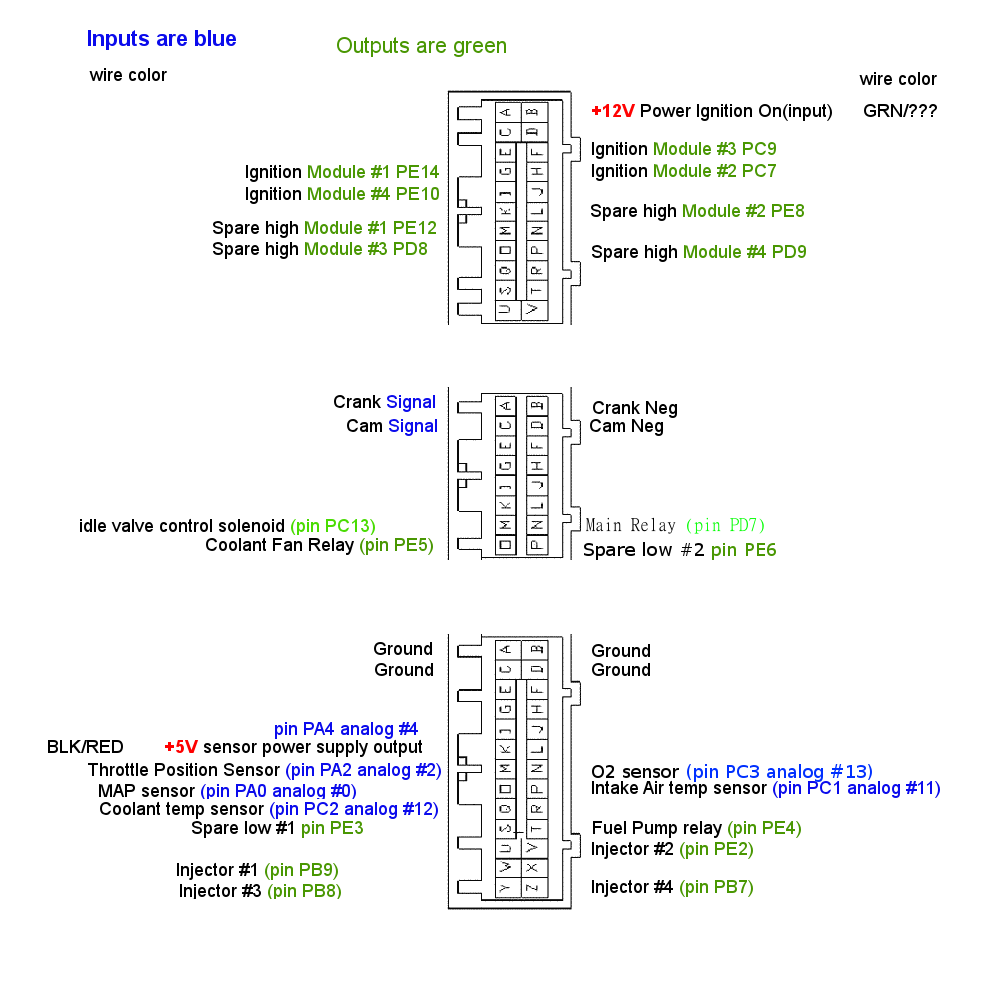
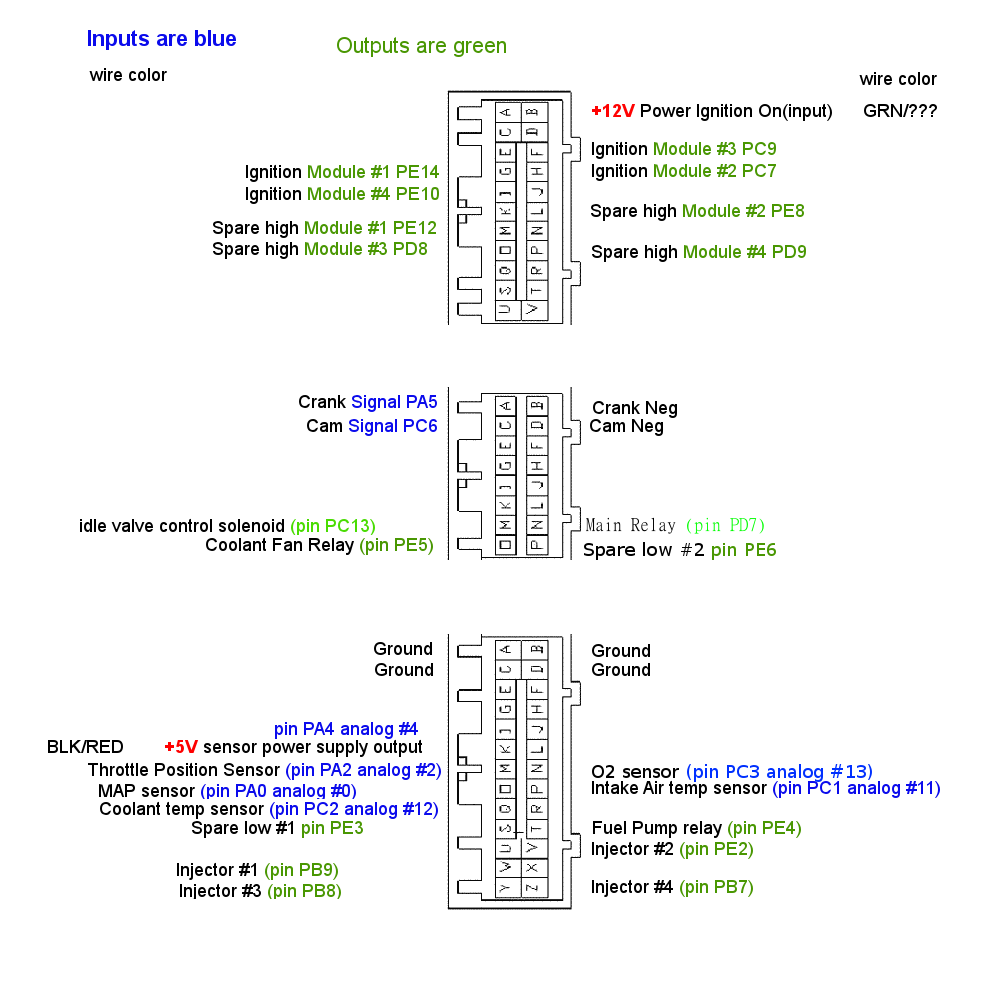
Comparing the layer stacks of the two 1000px x 1000px images. Changes:
renamed "... #1" to "...", painted on it over [307, 419, 437, 436]
renamed "..." to "C...", painted on it over [299, 395, 437, 412]
